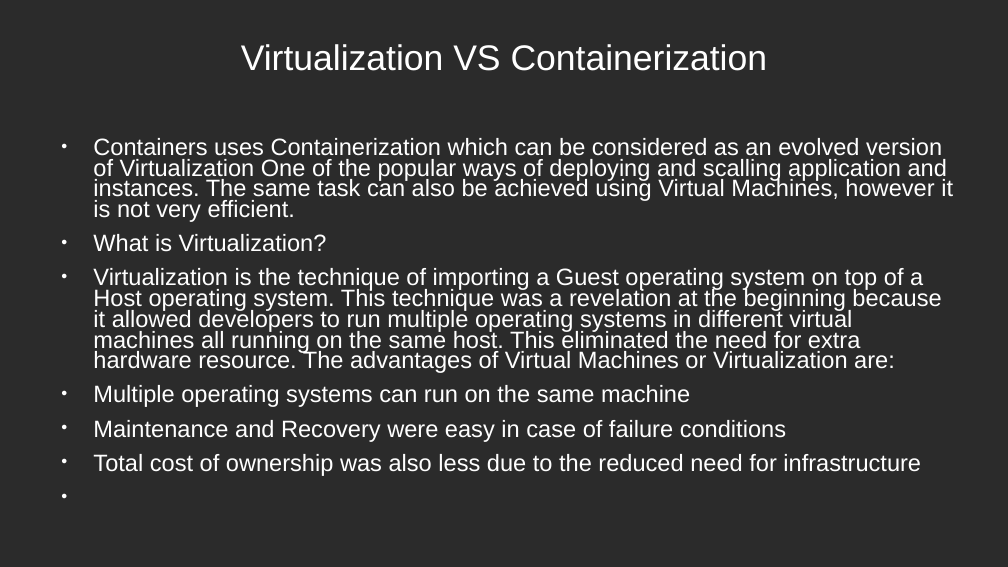
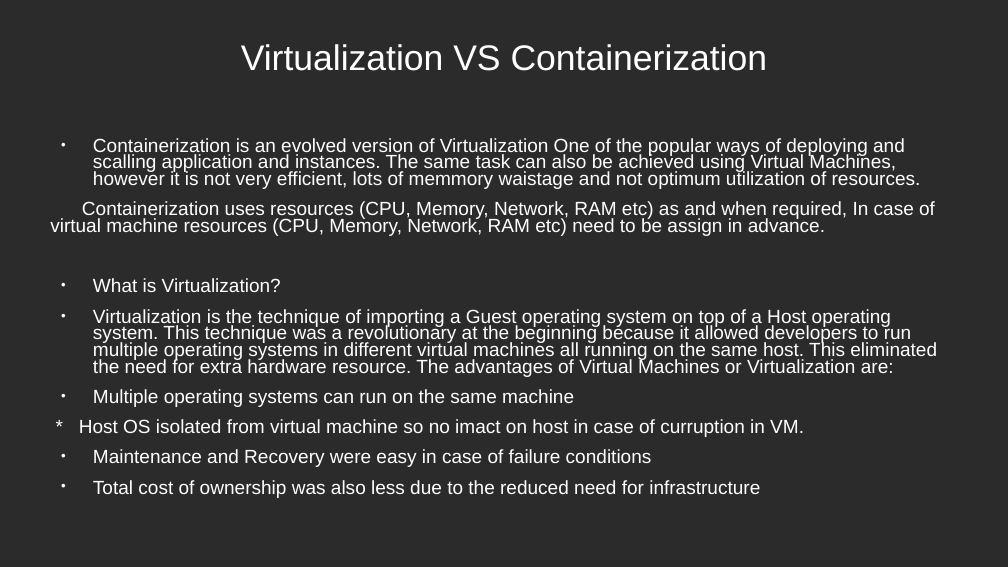
Before and after one commit to samratkapp/docker, a slide deck: slide 4 of PPT.ppt. Drawn at 1008x567 pixels with LibreOffice and Linux fonts; fonts in the diff are those of the drawing; background and template pictures are left out; a plain dark background stands for a picture behind light text. Boxes give left, top, right and bottom in pixels: in the first picture for what was removed or moved away, otherwise in the second. Text is boxed around its words. In the diff, an @@ line names an element or a change of style, - is before the commit and + after.

```diff
--- a/PPT.ppt
+++ b/PPT.ppt
@@ text at box(50, 138, 935, 236): text changed; size 18.6 to 15 pt @@
-● Containers uses Containerization which can be considered as an evolved version of Virtualization One of the popular ways of deploying and scalling application and instances. The same task can also be achieved using Virtual Machines, however it is not very efficient.
+● Containerization is an evolved version of Virtualization One of the popular ways of deploying and scalling application and instances. The same task can also be achieved using Virtual Machines, however it is not very efficient, lots of memmory waistage and not optimum utilization of resources.
+Containerization uses resources (CPU, Memory, Network, RAM etc) as and when required, In case of virtual machine resources (CPU, Memory, Network, RAM etc) need to be assign in advance.
@@ text at box(93, 278, 760, 498): size 18.6 to 15 pt in "What is Virtualization?", "Multiple operating systems can run on the ...", "Maintenance and Recovery were easy in case ...", "Total cost of ownership was also less ..." @@
@@ text at box(93, 309, 937, 377): text changed; size 18.6 to 15 pt @@
-● Virtualization is the technique of importing a Guest operating system on top of a Host operating system. This technique was a revelation at the beginning because it allowed developers to run multiple operating systems in different virtual machines all running on the same host. This eliminated the need for extra hardware resource. The advantages of Virtual Machines or Virtualization are:
+● Virtualization is the technique of importing a Guest operating system on top of a Host operating system. This technique was a revolutionary at the beginning because it allowed developers to run multiple operating systems in different virtual machines all running on the same host. This eliminated the need for extra hardware resource. The advantages of Virtual Machines or Virtualization are:
@@ text at box(79, 419, 804, 437): paragraph added @@
+* Host OS isolated from virtual machine so no imact on host in case of curruption in VM.
```
Also in this commit, not shown: 6 other slides changed, 5 slides added, 4 slides removed, 2 other files.
